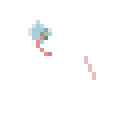
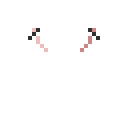
Two versions of the same layered image (128x128). Layer-by-layer changes:
hid "arms_set_blank_side_drink_mojito_frame7" over (28, 20, 96, 80)
added layer "arms_set_blank_front_high" above "arms_set_blank_front" over (28, 28, 100, 52)
